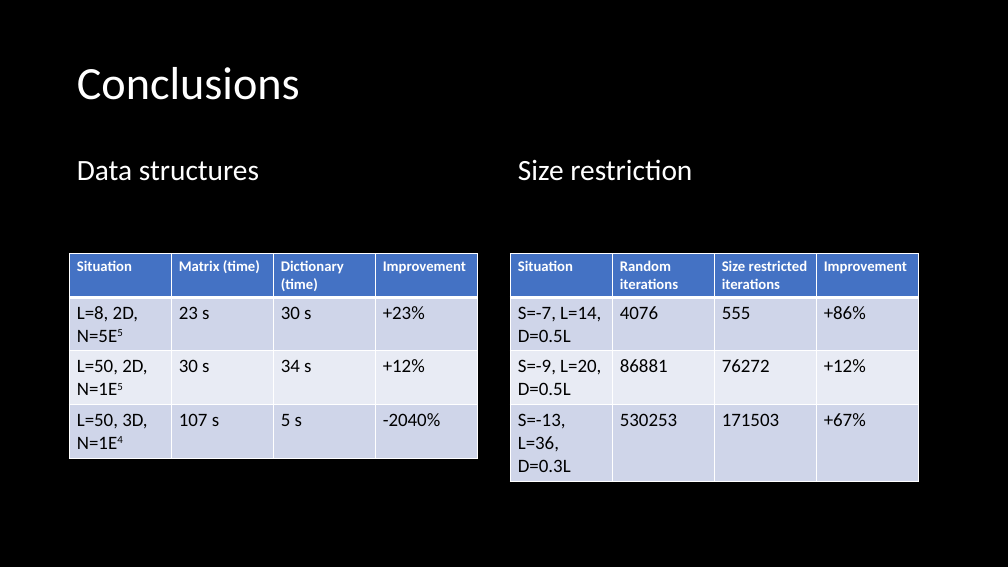
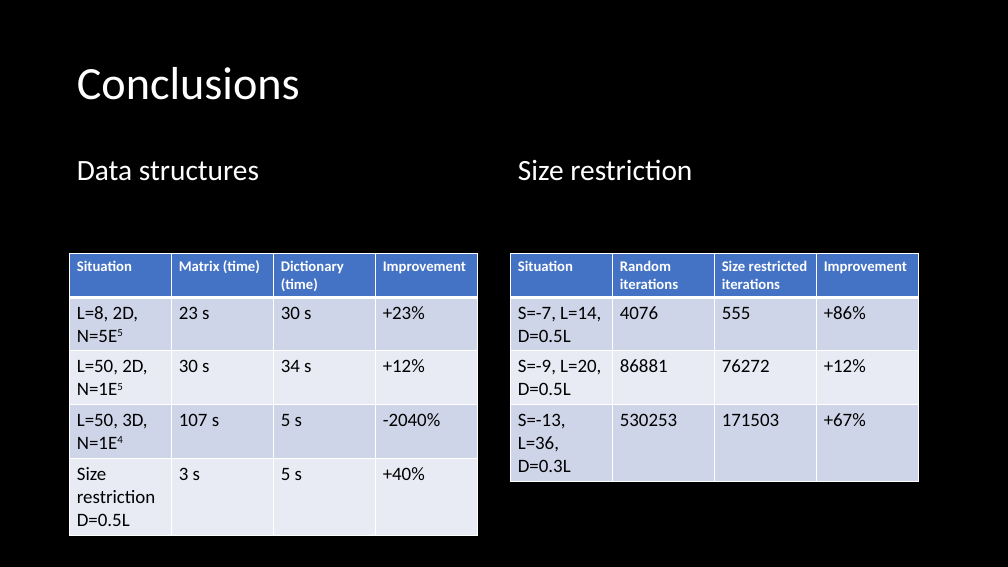
Before and after one commit to Loek21/Protein-Pow-d-er, a slide deck: slide 16 of Documentation/PPP, Week 2, Meeting 1.pptx. Drawn at 1008x567 pixels with LibreOffice and Linux fonts; fonts in the diff are those of the drawing. Boxes give left, top, right and bottom in pixels: in the first picture for what was removed or moved away, otherwise in the second. Text is boxed around its words. In the diff, an @@ line names an element or a change of style, - is before the commit and + after.

Commit message:
updated ppp

```diff
--- a/Documentation/PPP, Week 2, Meeting 1.pptx
+++ b/Documentation/PPP, Week 2, Meeting 1.pptx
@@ table at <box>70,254,478,532</box> @@
+row 5: Size restriction / D=0.5L | 3 s | 5 s | +40%
```
